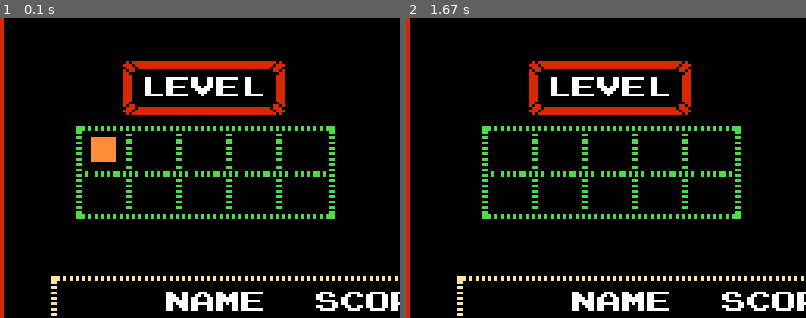
Above: before the commit, frames 1-2 (left to right).
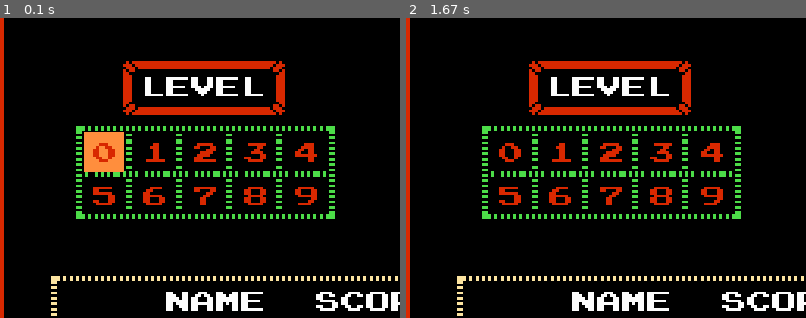
Above: after the commit, the same moments.

Repository: AlderAutomation/PyTetris
Game: pygame game, started from levelselect.py
Two runs of this game, one before a commit and one after it. Both use one fixed random seed, a clock stepped at 60 frames per second and the inputs below.
Inputs:
- Up to frame 1 (0.1 s): no input
- Up to frame 2 (1.67 s): tap D at 0.33 s
The pictures show only the part of the screen within x 10-60%, y 15-65%; the shares and areas given below are measured in that part.

The runs differ from the first frame. In frame 1, 2.6% of the frame differs, in the area x 21-80%, y 38-63%; in frame 2, 1.8%.

Commit message:
add level numbers

Diff:
--- a/levelselect.py
+++ b/levelselect.py
@@ -6,8 +6,8 @@
         self.level_bg = pygame.image.load(bglocal)
         self.level_bg = pygame.transform.scale(self.level_bg, (self.level_x, self.level_y))
         self.level_win = pygame.display.set_mode((self.level_x, self.level_y))
+        self.cursor = [pygame.image.load("assets/pics/Level_Cursor.png"), pygame.image.load("assets/pics/CursorBlank.png")]
         self.is_start = True
-        self.cursor = [pygame.image.load("assets/pics/Level_Cursor.png"), pygame.image.load("assets/pics/CursorBlank.png")]
         self.l_cursor_index = 0
 
     def draw_main(self):
@@ -50,12 +50,20 @@
         pygame.mixer.Sound.play(cursor_sound)
 
 
+    def draw_levels(self):
+        self.levels = pygame.image.load("assets/pics/A_Level_Select_Numbers.png")
+        self.levels = pygame.transform.scale(self.levels, (275,107))
+        self.level_win.blit(self.levels, (154, 194))
+
+        pygame.display.update()
+
+
 def main():
     clock = pygame.time.Clock()
     pygame.mixer.init()
     level_select = level_selecter("assets/pics/A_Level_Select.png", 800, 600)
     level_select.draw_main()
-    level_select.draw_level_cursor(175, 210)
+    level_select.draw_level_cursor(168, 205)
 
     level_select_loop = True
 
@@ -75,6 +83,7 @@
                 level_select.update(event.key)
 
         level_select.cursor_animation()
+        level_select.draw_levels()
 
 
 
Binary file changed: assets/pics/Level_Cursor.png
